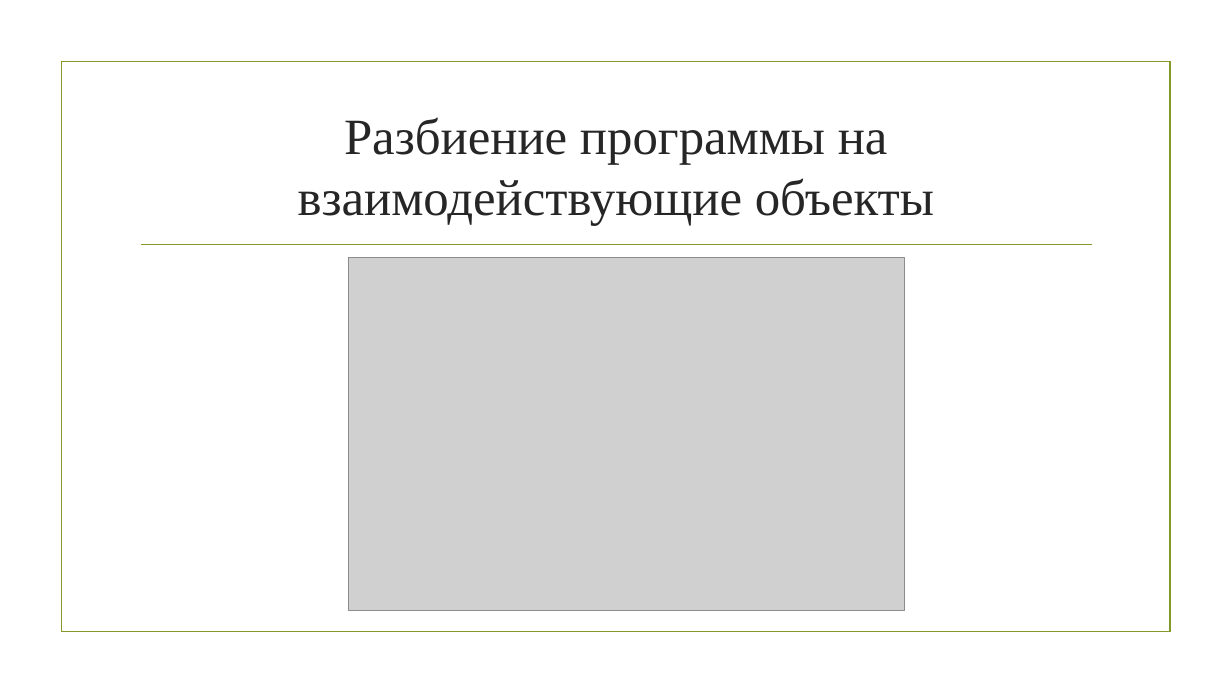
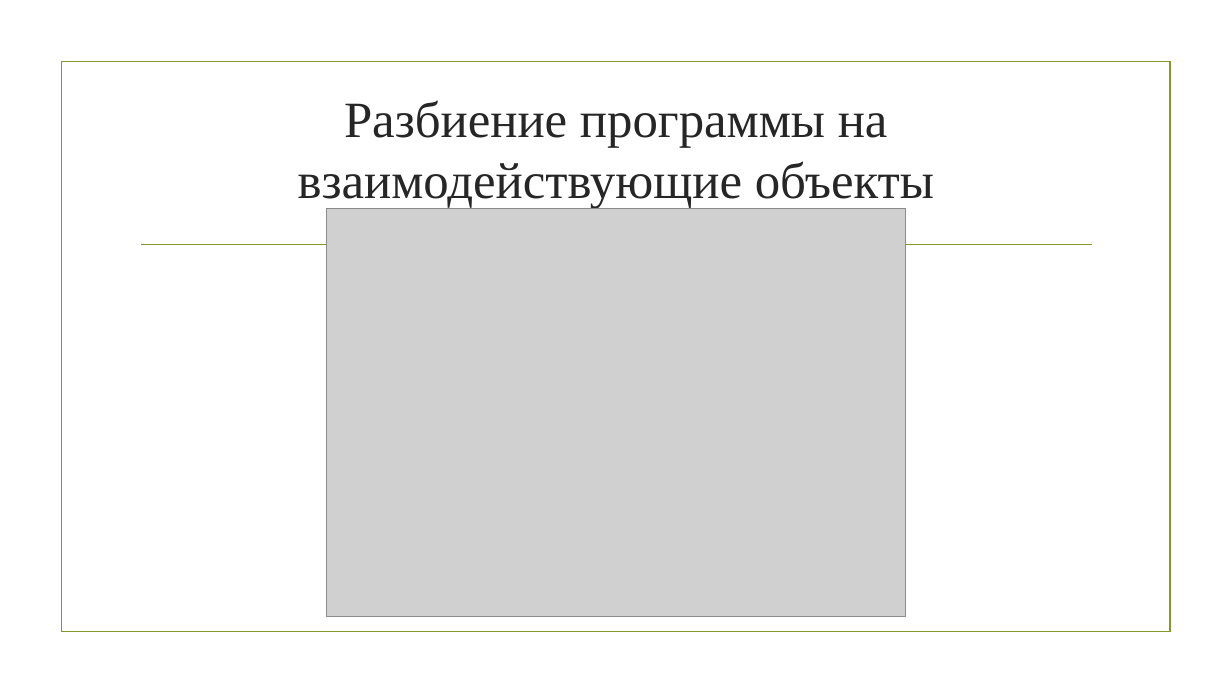
Before and after one commit to gitGUAP/Sem5, a slide deck: slide 3 of OOP/pres.pptx. Drawn at 1232x693 pixels with LibreOffice and Linux fonts; fonts in the diff are those of the drawing; grey boxes stand for pictures; background and template pictures are left out. Boxes give left, top, right and bottom in pixels: in the first picture for what was removed or moved away, otherwise in the second. Text is boxed around its words. In the diff, an @@ line names an element or a change of style, - is before the commit and + after.

```diff
--- a/OOP/pres.pptx
+++ b/OOP/pres.pptx
@@ title "Разбиение программы на взаимодействующие объекты": place and size @@
-title "Разбиение программы на взаимодействующие объекты" at <box>298,117,934,226</box>
+title "Разбиение программы на взаимодействующие объекты" at <box>298,100,934,209</box>
@@ picture: place and size @@
-picture at <box>349,257,905,611</box>
+picture at <box>327,208,906,616</box>
```
Also in this commit, not shown: 5 other slides changed, 3 slides added, 6 slides removed, 2 other files.
